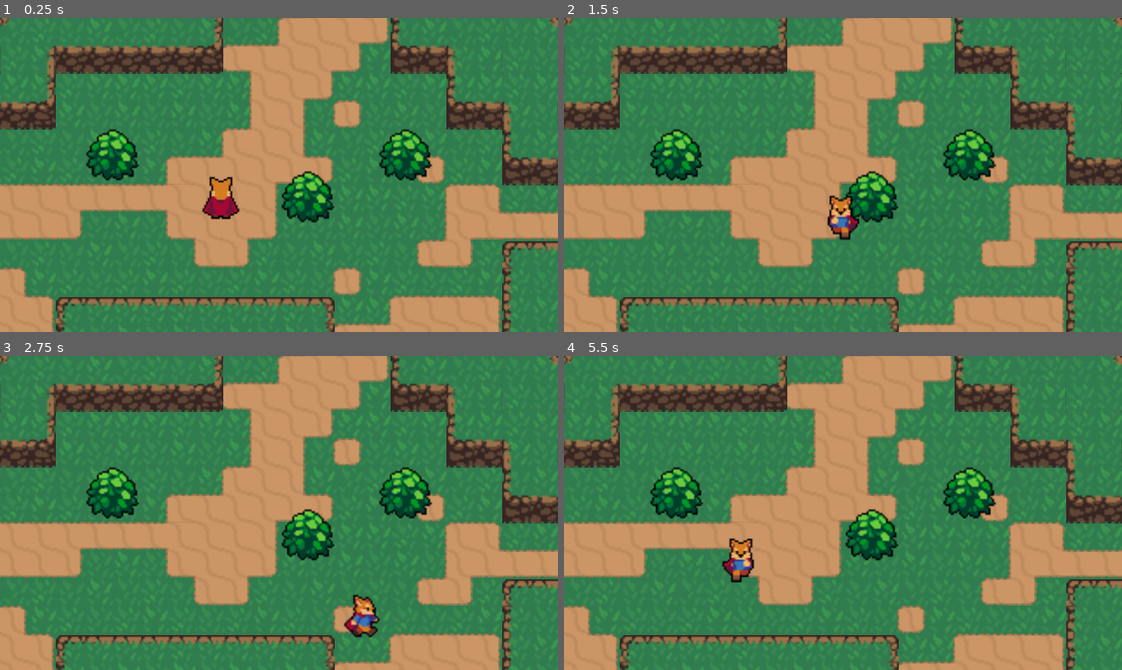
Above: before the commit, frames 1-4 (two rows, left to right).
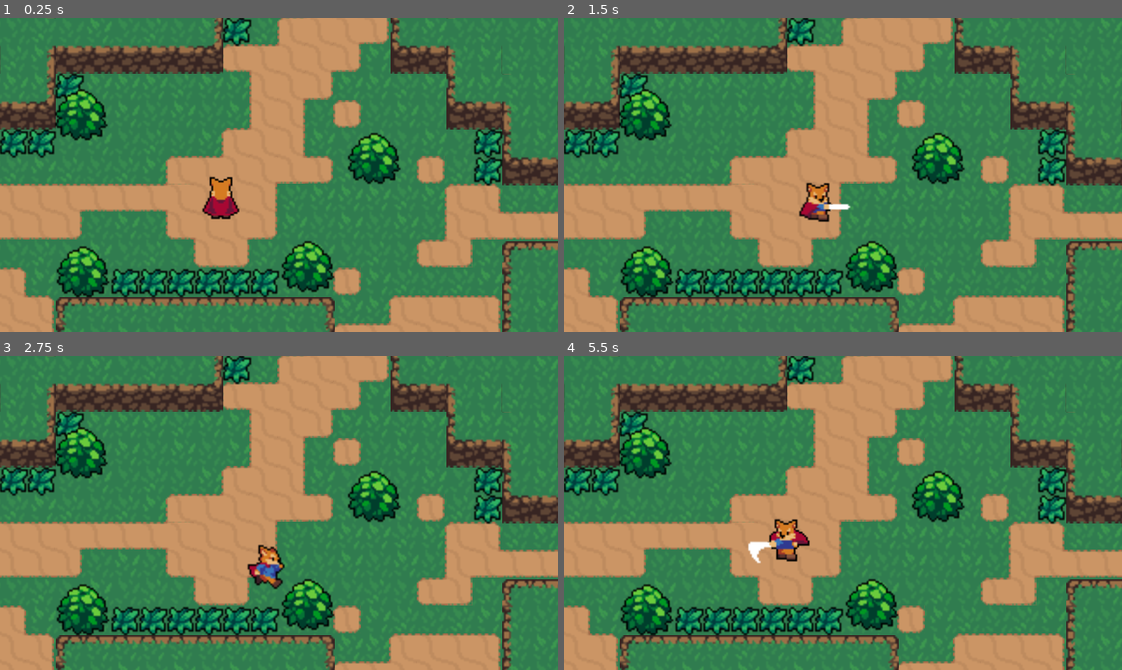
Above: after the commit, the same moments.

Repository: AngeloRafael02/GodotFirstGame
Game: Godot game, scene res://World.tscn
Two runs of this game, one before a commit and one after it. Both use one fixed random seed, a clock stepped at 60 frames per second and the inputs below.
Inputs:
- Up to frame 1 (0.25 s): no input
- Up to frame 2 (1.5 s): tap Enter at 0.5 s; hold Right (ui_right) 0.53-1.28 s; tap Space (attack, bound only after the commit) at 0.6, 1.35 s; hold Down (ui_down) from 1.28 s (still down)
- Up to frame 3 (2.75 s): release Down (ui_down) at 2.03 s; hold Right (ui_right) from 2.03 s (still down); tap Space (attack, bound only after the commit) at 2.1 s
- Up to frame 4 (5.5 s): release Right (ui_right) at 2.78 s; hold Up (ui_up) 2.78-3.53 s; tap Space (attack, bound only after the commit) every 0.75 s from 2.85 to 5.1 s; hold Left (ui_left) 3.53-5.03 s; hold Down (ui_down) from 5.03 s (still down)

The runs differ from the first frame. In frame 1, 12% of the frame differs, in the area x 0-100%, y 0-89%; in frame 2, 13%; in frame 3, 13%; in frame 4, 13%.

Commit message:
Added Attack-HitBox and Grass hurtBox

Diff:
--- /dev/null
+++ b/Assets/Effects/GrassFX.gd
@@ -0,0 +1,11 @@
+extends Node2D
+
+onready var animatedSprite = $AnimatedSprite
+
+# Called when the node enters the scene tree for the first time.
+func _ready() -> void:
+	animatedSprite.frame = 0
+	animatedSprite.play("Animate")
+
+func _on_AnimatedSprite_animation_finished() -> void:
+	queue_free()
--- /dev/null
+++ b/Assets/Effects/GrassFX.tscn
@@ -0,0 +1,49 @@
+[gd_scene load_steps=9 format=2]
+
+[ext_resource path="res://Assets/Effects/GrassFX.gd" type="Script" id=1]
+[ext_resource path="res://Assets/Effects/GrassEffect.png" type="Texture" id=2]
+
+[sub_resource type="AtlasTexture" id=1]
+flags = 4
+atlas = ExtResource( 2 )
+region = Rect2( 0, 0, 32, 32 )
+
+[sub_resource type="AtlasTexture" id=2]
+flags = 4
+atlas = ExtResource( 2 )
+region = Rect2( 32, 0, 32, 32 )
+
+[sub_resource type="AtlasTexture" id=3]
+flags = 4
+atlas = ExtResource( 2 )
+region = Rect2( 64, 0, 32, 32 )
+
+[sub_resource type="AtlasTexture" id=4]
+flags = 4
+atlas = ExtResource( 2 )
+region = Rect2( 96, 0, 32, 32 )
+
+[sub_resource type="AtlasTexture" id=5]
+flags = 4
+atlas = ExtResource( 2 )
+region = Rect2( 128, 0, 32, 32 )
+
+[sub_resource type="SpriteFrames" id=6]
+animations = [ {
+"frames": [ SubResource( 1 ), SubResource( 2 ), SubResource( 3 ), SubResource( 4 ), SubResource( 5 ) ],
+"loop": false,
+"name": "Animate",
+"speed": 15.0
+} ]
+
+[node name="GrassFX" type="Node2D"]
+script = ExtResource( 1 )
+
+[node name="AnimatedSprite" type="AnimatedSprite" parent="."]
+frames = SubResource( 6 )
+animation = "Animate"
+frame = 3
+centered = false
+offset = Vector2( -8, -8 )
+
+[connection signal="animation_finished" from="AnimatedSprite" to="." method="_on_AnimatedSprite_animation_finished"]
--- /dev/null
+++ b/Assets/HitAndHurtBoxes/HitBox.tscn
@@ -0,0 +1,11 @@
+[gd_scene load_steps=2 format=2]
+
+[sub_resource type="CapsuleShape2D" id=1]
+height = 12.0
+
+[node name="HitBox" type="Area2D"]
+collision_layer = 0
+collision_mask = 0
+
+[node name="CollisionShape2D" type="CollisionShape2D" parent="."]
+shape = SubResource( 1 )
--- /dev/null
+++ b/Assets/HitAndHurtBoxes/HurtBox.tscn
@@ -0,0 +1,14 @@
+[gd_scene load_steps=2 format=2]
+
+[sub_resource type="RectangleShape2D" id=1]
+extents = Vector2( 8.73549, 8.75001 )
+
+[node name="HurtBox" type="Area2D"]
+collision_layer = 0
+collision_mask = 0
+
+[node name="CollisionShape2D" type="CollisionShape2D" parent="."]
+position = Vector2( 8, 8 )
+rotation = 0.00439879
+scale = Vector2( 1.12836, 0.999807 )
+shape = SubResource( 1 )
--- a/Assets/Player/Player.gd
+++ b/Assets/Player/Player.gd
@@ -9,15 +9,32 @@
 const ACCELERATION = 500
 const FRICTION = 500
 
+enum {
+	MOVE,
+	ROLL,
+	ATTACK}
+
+var state = MOVE
 var velocity = Vector2.ZERO
 
+onready var animationPlayer = $AnimationPlayer
 onready var animationTree = $AnimationTree
 onready var animationState = animationTree.get("parameters/playback")
 # Called when the node enters the scene tree for the first time.
 func _ready() -> void:
 	print("Hello World")
+	animationTree.active = true
 
-func _physics_process(delta: float) -> void:
+func _process(delta: float) -> void:
+	match state:
+		MOVE:
+			move_state(delta)
+		ATTACK:
+			attack_state(delta)
+		ROLL:
+			pass
+
+func move_state(delta:float)->void:
 	var input_vector = Vector2.ZERO
 	input_vector.x = Input.get_action_strength("ui_right") - Input.get_action_strength("ui_left")
 	input_vector.y = Input.get_action_strength("ui_down") - Input.get_action_strength("ui_up")
@@ -25,9 +42,19 @@
 	if input_vector != Vector2.ZERO:
 		animationTree.set("parameters/Idle/blend_position",input_vector)
 		animationTree.set("parameters/Run/blend_position",input_vector)
+		animationTree.set("parameters/Attack/blend_position",input_vector)
 		animationState.travel("Run")
 		velocity = velocity.move_toward(input_vector*MAX_SPEED,ACCELERATION*delta)
 	else:
 		animationState.travel("Idle")
 		velocity = velocity.move_toward(Vector2.ZERO,FRICTION*delta)
 	velocity = move_and_slide(velocity)
+
+	if Input.is_action_just_pressed("attack"):
+		state = ATTACK
+
+func attack_state(delta:float):
+	velocity = Vector2.ZERO
+	animationState.travel("Attack")
+func attack_animation_finished():
+	state = MOVE
--- a/Assets/Player/Player.tscn
+++ b/Assets/Player/Player.tscn
@@ -1,12 +1,229 @@
-[gd_scene load_steps=27 format=2]
+[gd_scene load_steps=39 format=2]
 
 [ext_resource path="res://Assets/Player/Player.png" type="Texture" id=1]
 [ext_resource path="res://Assets/Player/Player.gd" type="Script" id=2]
+[ext_resource path="res://Assets/HitAndHurtBoxes/HitBox.tscn" type="PackedScene" id=3]
 
 [sub_resource type="CapsuleShape2D" id=1]
 radius = 1.00017
 height = 7.89541
 
+[sub_resource type="Animation" id=30]
+resource_name = "AttackDown"
+length = 0.4
+tracks/0/type = "value"
+tracks/0/path = NodePath("Sprite:frame")
+tracks/0/interp = 1
+tracks/0/loop_wrap = true
+tracks/0/imported = false
+tracks/0/enabled = true
+tracks/0/keys = {
+"times": PoolRealArray( 0, 0.1, 0.2, 0.3 ),
+"transitions": PoolRealArray( 1, 1, 1, 1 ),
+"update": 1,
+"values": [ 36, 37, 38, 39 ]
+}
+tracks/1/type = "method"
+tracks/1/path = NodePath(".")
+tracks/1/interp = 1
+tracks/1/loop_wrap = true
+tracks/1/imported = false
+tracks/1/enabled = true
+tracks/1/keys = {
+"times": PoolRealArray( 0.4 ),
+"transitions": PoolRealArray( 1 ),
+"values": [ {
+"args": [  ],
+"method": "attack_animation_finished"
+} ]
+}
+tracks/2/type = "value"
+tracks/2/path = NodePath("HitboxPivot:rotation_degrees")
+tracks/2/interp = 1
+tracks/2/loop_wrap = true
+tracks/2/imported = false
+tracks/2/enabled = true
+tracks/2/keys = {
+"times": PoolRealArray( 0 ),
+"transitions": PoolRealArray( 1 ),
+"update": 0,
+"values": [ 90.0 ]
+}
+tracks/3/type = "value"
+tracks/3/path = NodePath("HitboxPivot/SwordHitbox/CollisionShape2D:disabled")
+tracks/3/interp = 1
+tracks/3/loop_wrap = true
+tracks/3/imported = false
+tracks/3/enabled = true
+tracks/3/keys = {
+"times": PoolRealArray( 0.1, 0.3 ),
+"transitions": PoolRealArray( 1, 1 ),
+"update": 1,
+"values": [ false, true ]
+}
+
+[sub_resource type="Animation" id=31]
+resource_name = "AttackLeft"
+length = 0.4
+tracks/0/type = "value"
+tracks/0/path = NodePath("Sprite:frame")
+tracks/0/interp = 1
+tracks/0/loop_wrap = true
+tracks/0/imported = false
+tracks/0/enabled = true
+tracks/0/keys = {
+"times": PoolRealArray( 0, 0.1, 0.2, 0.3 ),
+"transitions": PoolRealArray( 1, 1, 1, 1 ),
+"update": 1,
+"values": [ 32, 33, 34, 35 ]
+}
+tracks/1/type = "method"
+tracks/1/path = NodePath(".")
+tracks/1/interp = 1
+tracks/1/loop_wrap = true
+tracks/1/imported = false
+tracks/1/enabled = true
+tracks/1/keys = {
+"times": PoolRealArray( 0.4 ),
+"transitions": PoolRealArray( 1 ),
+"values": [ {
+"args": [  ],
+"method": "attack_animation_finished"
+} ]
+}
+tracks/2/type = "value"
+tracks/2/path = NodePath("HitboxPivot:rotation_degrees")
+tracks/2/interp = 1
+tracks/2/loop_wrap = true
+tracks/2/imported = false
+tracks/2/enabled = true
+tracks/2/keys = {
+"times": PoolRealArray( 0 ),
+"transitions": PoolRealArray( 1 ),
+"update": 0,
+"values": [ 180.0 ]
+}
+tracks/3/type = "value"
+tracks/3/path = NodePath("HitboxPivot/SwordHitbox/CollisionShape2D:disabled")
+tracks/3/interp = 1
+tracks/3/loop_wrap = true
+tracks/3/imported = false
+tracks/3/enabled = true
+tracks/3/keys = {
+"times": PoolRealArray( 0.1, 0.3 ),
+"transitions": PoolRealArray( 1, 1 ),
+"update": 1,
+"values": [ false, true ]
+}
+
+[sub_resource type="Animation" id=32]
+resource_name = "AttackRight"
+length = 0.4
+tracks/0/type = "value"
+tracks/0/path = NodePath("Sprite:frame")
+tracks/0/interp = 1
+tracks/0/loop_wrap = true
+tracks/0/imported = false
+tracks/0/enabled = true
+tracks/0/keys = {
+"times": PoolRealArray( 0, 0.1, 0.2, 0.3 ),
+"transitions": PoolRealArray( 1, 1, 1, 1 ),
+"update": 1,
+"values": [ 24, 25, 26, 27 ]
+}
+tracks/1/type = "method"
+tracks/1/path = NodePath(".")
+tracks/1/interp = 1
+tracks/1/loop_wrap = true
+tracks/1/imported = false
+tracks/1/enabled = true
+tracks/1/keys = {
+"times": PoolRealArray( 0.4 ),
+"transitions": PoolRealArray( 1 ),
+"values": [ {
+"args": [  ],
+"method": "attack_animation_finished"
+} ]
+}
+tracks/2/type = "value"
+tracks/2/path = NodePath("HitboxPivot:rotation_degrees")
+tracks/2/interp = 1
+tracks/2/loop_wrap = true
+tracks/2/imported = false
+tracks/2/enabled = true
+tracks/2/keys = {
+"times": PoolRealArray( 0 ),
+"transitions": PoolRealArray( 1 ),
+"update": 0,
+"values": [ 0.0 ]
+}
+tracks/3/type = "value"
+tracks/3/path = NodePath("HitboxPivot/SwordHitbox/CollisionShape2D:disabled")
+tracks/3/interp = 1
+tracks/3/loop_wrap = true
+tracks/3/imported = false
+tracks/3/enabled = true
+tracks/3/keys = {
+"times": PoolRealArray( 0.1, 0.3 ),
+"transitions": PoolRealArray( 1, 1 ),
+"update": 1,
+"values": [ false, true ]
+}
+
+[sub_resource type="Animation" id=33]
+resource_name = "AttackUp"
+length = 0.4
+tracks/0/type = "value"
+tracks/0/path = NodePath("Sprite:frame")
+tracks/0/interp = 1
+tracks/0/loop_wrap = true
+tracks/0/imported = false
+tracks/0/enabled = true
+tracks/0/keys = {
+"times": PoolRealArray( 0, 0.1, 0.2, 0.3 ),
+"transitions": PoolRealArray( 1, 1, 1, 1 ),
+"update": 1,
+"values": [ 28, 29, 30, 31 ]
+}
+tracks/1/type = "method"
+tracks/1/path = NodePath(".")
+tracks/1/interp = 1
+tracks/1/loop_wrap = true
+tracks/1/imported = false
+tracks/1/enabled = true
+tracks/1/keys = {
+"times": PoolRealArray( 0.4 ),
+"transitions": PoolRealArray( 1 ),
+"values": [ {
+"args": [  ],
+"method": "attack_animation_finished"
+} ]
+}
+tracks/2/type = "value"
+tracks/2/path = NodePath("HitboxPivot:rotation_degrees")
+tracks/2/interp = 1
+tracks/2/loop_wrap = true
+tracks/2/imported = false
+tracks/2/enabled = true
+tracks/2/keys = {
+"times": PoolRealArray( 0 ),
+"transitions": PoolRealArray( 1 ),
+"update": 0,
+"values": [ 270.0 ]
+}
+tracks/3/type = "value"
+tracks/3/path = NodePath("HitboxPivot/SwordHitbox/CollisionShape2D:disabled")
+tracks/3/interp = 1
+tracks/3/loop_wrap = true
+tracks/3/imported = false
+tracks/3/enabled = true
+tracks/3/keys = {
+"times": PoolRealArray( 0.1, 0.3 ),
+"transitions": PoolRealArray( 1, 1 ),
+"update": 1,
+"values": [ false, true ]
+}
+
 [sub_resource type="Animation" id=7]
 resource_name = "IdleDown"
 length = 0.1
@@ -77,6 +294,30 @@
 
 [sub_resource type="Animation" id=2]
 length = 0.001
+tracks/0/type = "value"
+tracks/0/path = NodePath("Sprite:frame")
+tracks/0/interp = 1
+tracks/0/loop_wrap = true
+tracks/0/imported = false
+tracks/0/enabled = true
+tracks/0/keys = {
+"times": PoolRealArray( 0 ),
+"transitions": PoolRealArray( 1 ),
+"update": 0,
+"values": [ 37 ]
+}
+tracks/1/type = "value"
+tracks/1/path = NodePath("HitboxPivot/SwordHitbox/CollisionShape2D:disabled")
+tracks/1/interp = 1
+tracks/1/loop_wrap = true
+tracks/1/imported = false
+tracks/1/enabled = true
+tracks/1/keys = {
+"times": PoolRealArray( 0 ),
+"transitions": PoolRealArray( 1 ),
+"update": 0,
+"values": [ true ]
+}
 
 [sub_resource type="Animation" id=5]
 resource_name = "RunDown"
@@ -145,6 +386,31 @@
 "update": 1,
 "values": [ 7, 7, 8, 9, 10, 6 ]
 }
+
+[sub_resource type="AnimationNodeAnimation" id=34]
+animation = "AttackLeft"
+
+[sub_resource type="AnimationNodeAnimation" id=35]
+animation = "AttackRight"
+
+[sub_resource type="AnimationNodeAnimation" id=36]
+animation = "AttackDown"
+
+[sub_resource type="AnimationNodeAnimation" id=37]
+animation = "AttackUp"
+
+[sub_resource type="AnimationNodeBlendSpace2D" id=38]
+blend_point_0/node = SubResource( 34 )
+blend_point_0/pos = Vector2( -1, 0 )
+blend_point_1/node = SubResource( 35 )
+blend_point_1/pos = Vector2( 1, 0 )
+blend_point_2/node = SubResource( 36 )
+blend_point_2/pos = Vector2( 0, 1.1 )
+blend_point_3/node = SubResource( 37 )
+blend_point_3/pos = Vector2( 0, -1.1 )
+min_space = Vector2( -1, -1.1 )
+max_space = Vector2( 1, 1.1 )
+blend_mode = 1
 
 [sub_resource type="AnimationNodeAnimation" id=18]
 animation = "IdleLeft"
@@ -199,12 +465,18 @@
 
 [sub_resource type="AnimationNodeStateMachineTransition" id=29]
 
+[sub_resource type="AnimationNodeStateMachineTransition" id=39]
+
+[sub_resource type="AnimationNodeStateMachineTransition" id=40]
+
 [sub_resource type="AnimationNodeStateMachine" id=16]
+states/Attack/node = SubResource( 38 )
+states/Attack/position = Vector2( -713, -10.3333 )
 states/Idle/node = SubResource( 22 )
 states/Idle/position = Vector2( -774.333, -111.667 )
 states/Run/node = SubResource( 27 )
 states/Run/position = Vector2( -629, -111.667 )
-transitions = [ "Idle", "Run", SubResource( 28 ), "Run", "Idle", SubResource( 29 ) ]
+transitions = [ "Idle", "Run", SubResource( 28 ), "Run", "Idle", SubResource( 29 ), "Idle", "Attack", SubResource( 39 ), "Attack", "Idle", SubResource( 40 ) ]
 start_node = "Idle"
 graph_offset = Vector2( -844, -196 )
 
@@ -212,13 +484,14 @@
 
 [node name="Player" type="KinematicBody2D"]
 rotation = 0.00651531
+collision_layer = 2
 script = ExtResource( 2 )
 
 [node name="Sprite" type="Sprite" parent="."]
 position = Vector2( -0.877007, -9.78406 )
 texture = ExtResource( 1 )
 hframes = 60
-frame = 6
+frame = 37
 
 [node name="CollisionShape2D" type="CollisionShape2D" parent="."]
 position = Vector2( -0.236796, 0.00154282 )
@@ -226,6 +499,10 @@
 shape = SubResource( 1 )
 
 [node name="AnimationPlayer" type="AnimationPlayer" parent="."]
+anims/AttackDown = SubResource( 30 )
+anims/AttackLeft = SubResource( 31 )
+anims/AttackRight = SubResource( 32 )
+anims/AttackUp = SubResource( 33 )
 anims/IdleDown = SubResource( 7 )
 anims/IdleLeft = SubResource( 8 )
 anims/IdleRight = SubResource( 9 )
@@ -239,7 +516,25 @@
 [node name="AnimationTree" type="AnimationTree" parent="."]
 tree_root = SubResource( 16 )
 anim_player = NodePath("../AnimationPlayer")
-active = true
 parameters/playback = SubResource( 17 )
+parameters/Attack/blend_position = Vector2( -0.0798851, 0.391989 )
 parameters/Idle/blend_position = Vector2( 0, 0 )
 parameters/Run/blend_position = Vector2( 0, 0 )
+
+[node name="HitboxPivot" type="Position2D" parent="."]
+position = Vector2( -0.02606, -4.00026 )
+scale = Vector2( 0.838304, -0.823646 )
+__meta__ = {
+"_gizmo_extents_": 0.0
+}
+
+[node name="SwordHitbox" parent="HitboxPivot" instance=ExtResource( 3 )]
+position = Vector2( 15, 0 )
+scale = Vector2( 1.19289, -1.21411 )
+collision_mask = 8
+
+[node name="CollisionShape2D" parent="HitboxPivot/SwordHitbox" index="0"]
+position = Vector2( 0.42517, -0.0843561 )
+disabled = true
+
+[editable path="HitboxPivot/SwordHitbox"]
--- /dev/null
+++ b/Assets/World/Grass.gd
@@ -0,0 +1,20 @@
+extends Node2D
+
+
+# Declare member variables here. Examples:
+# var a: int = 2
+# var b: String = "text"
+
+
+# Called when the node enters the scene tree for the first time.
+func _ready() -> void:
+	pass # Replace with function body.
+func create_grass_effect():
+	var GrassEffect = load("res://Assets/Effects/GrassFX.tscn") #scene
+	var grassEffect = GrassEffect.instance() #instance of scene (node)
+	var world = get_tree().current_scene #gets root scene
+	world.add_child(grassEffect)
+	grassEffect.global_position = global_position
+func _on_HurtBox_area_entered(area: Area2D) -> void:
+	create_grass_effect()
+	queue_free()
--- /dev/null
+++ b/Assets/World/Grass.tscn
@@ -0,0 +1,24 @@
+[gd_scene load_steps=4 format=2]
+
+[ext_resource path="res://Assets/World/Grass.png" type="Texture" id=1]
+[ext_resource path="res://Assets/World/Grass.gd" type="Script" id=2]
+[ext_resource path="res://Assets/HitAndHurtBoxes/HurtBox.tscn" type="PackedScene" id=3]
+
+[node name="Grass" type="Node2D"]
+script = ExtResource( 2 )
+
+[node name="Sprite" type="Sprite" parent="."]
+texture = ExtResource( 1 )
+centered = false
+offset = Vector2( -8, -8 )
+
+[node name="HurtBox" parent="." instance=ExtResource( 3 )]
+collision_layer = 8
+
+[node name="CollisionShape2D" parent="HurtBox" index="0"]
+position = Vector2( 8, 8 )
+scale = Vector2( 0.801329, 0.799999 )
+
+[connection signal="area_entered" from="HurtBox" to="." method="_on_HurtBox_area_entered"]
+
+[editable path="HurtBox"]
--- a/World.tscn
+++ b/World.tscn
@@ -1,10 +1,11 @@
-[gd_scene load_steps=55 format=2]
+[gd_scene load_steps=56 format=2]
 
 [ext_resource path="res://Assets/World/Bush.tscn" type="PackedScene" id=1]
 [ext_resource path="res://Assets/Player/Player.tscn" type="PackedScene" id=2]
 [ext_resource path="res://Assets/World/GrassBackground.png" type="Texture" id=3]
 [ext_resource path="res://Assets/World/DirtTileset.png" type="Texture" id=4]
 [ext_resource path="res://Assets/World/CliffTileset.png" type="Texture" id=5]
+[ext_resource path="res://Assets/World/Grass.tscn" type="PackedScene" id=6]
 
 [sub_resource type="TileSet" id=1]
 0/name = "DirtTileset.png 0"
@@ -521,19 +522,63 @@
 [node name="CliffWall" type="TileMap" parent="."]
 tile_set = SubResource( 2 )
 cell_size = Vector2( 32, 32 )
+collision_mask = 0
 format = 1
-tile_data = PoolIntArray( -65536, 0, 0, -65535, 0, 1, -65534, 0, 1, -65533, 0, 2, -65529, 0, 0, -65528, 0, 1, -65527, 0, 2, 65535, 0, 0, 0, 0, 65545, 1, 0, 131073, 2, 0, 131073, 3, 0, 131074, 7, 0, 131072, 8, 0, 65542, 9, 0, 131077, 10, 0, 2, 131071, 0, 131072, 65536, 0, 131074, 6 …(356 unchanged characters)…
+tile_data = PoolIntArray( -1, 0, 0, -65536, 0, 1, -65535, 0, 1, -65534, 0, 1, -65533, 0, 2, -65529, 0, 0, -65528, 0, 1, -65527, 0, 1, -65526, 0, 2, 65535, 0, 65536, 0, 0, 65541, 1, 0, 131073, 2, 0, 131073, 3, 0, 131074, 7, 0, 131072, 8, 0, 65542, 9, 0, 65537, 10, 0, 65538, 131071, 0, 131072, 65536, 0, 131074, 6 …(356 unchanged characters)…
 
 [node name="YSort" type="YSort" parent="."]
 
 [node name="Player" parent="YSort" instance=ExtResource( 2 )]
 position = Vector2( 128, 112 )
 
-[node name="Bush" parent="YSort" instance=ExtResource( 1 )]
-position = Vector2( 176, 112 )
-
-[node name="Bush2" parent="YSort" instance=ExtResource( 1 )]
-position = Vector2( 64, 88 )
-
-[node name="Bush3" parent="YSort" instance=ExtResource( 1 )]
-position = Vector2( 232, 88 )
+[node name="Grasses" type="YSort" parent="YSort"]
+
+[node name="Grass" parent="YSort/Grasses" instance=ExtResource( 6 )]
+position = Vector2( 144, 144 )
+
+[node name="Grass5" parent="YSort/Grasses" instance=ExtResource( 6 )]
+position = Vector2( 128, 144 )
+
+[node name="Grass2" parent="YSort/Grasses" instance=ExtResource( 6 )]
+position = Vector2( 80, 144 )
+
+[node name="Grass3" parent="YSort/Grasses" instance=ExtResource( 6 )]
+position = Vector2( 112, 144 )
+
+[node name="Grass4" parent="YSort/Grasses" instance=ExtResource( 6 )]
+position = Vector2( 64, 144 )
+
+[node name="Grass6" parent="YSort/Grasses" instance=ExtResource( 6 )]
+position = Vector2( 96, 144 )
+
+[node name="Grass7" parent="YSort/Grasses" instance=ExtResource( 6 )]
+position = Vector2( 0, 64 )
+
+[node name="Grass8" parent="YSort/Grasses" instance=ExtResource( 6 )]
+position = Vector2( 16, 64 )
+
+[node name="Grass9" parent="YSort/Grasses" instance=ExtResource( 6 )]
+position = Vector2( 272, 64 )
+
+[node name="Grass10" parent="YSort/Grasses" instance=ExtResource( 6 )]
+position = Vector2( 272, 80 )
+
+[node name="Grass11" parent="YSort/Grasses" instance=ExtResource( 6 )]
+position = Vector2( 32, 32 )
+
+[node name="Grass12" parent="YSort/Grasses" instance=ExtResource( 6 )]
+position = Vector2( 128, 0 )
+
+[node name="Bushes" type="YSort" parent="YSort"]
+
+[node name="Bush" parent="YSort/Bushes" instance=ExtResource( 1 )]
+position = Vector2( 176, 152 )
+
+[node name="Bush4" parent="YSort/Bushes" instance=ExtResource( 1 )]
+position = Vector2( 214, 90 )
+
+[node name="Bush2" parent="YSort/Bushes" instance=ExtResource( 1 )]
+position = Vector2( 47, 155 )
+
+[node name="Bush3" parent="YSort/Bushes" instance=ExtResource( 1 )]
+position = Vector2( 46, 65 )
--- a/project.godot
+++ b/project.godot
@@ -50,6 +50,50 @@
 "svg/scale": 1.0
 }
 
+[input]
+
+ui_left={
+"deadzone": 0.5,
+"events": [ Object(InputEventKey,"resource_local_to_scene":false,"resource_name":"","device":0,"alt":false,"shift":false,"control":false,"meta":false,"command":false,"pressed":false,"scancode":16777231,"physical_scancode":0,"unicode":0,"echo":false,"script":null)
+, Object(InputEventJoypadButton,"resource_local_to_scene":false,"resource_name":"","device":0,"button_index":14,"pressure":0.0,"pressed":false,"script":null)
+, Object(InputEventKey,"resource_local_to_scene":false,"resource_name":"","device":0,"alt":false,"shift":false,"control":false,"meta":false,"command":false,"pressed":false,"scancode":65,"physical_scancode":0,"unicode":0,"echo":false,"script":null)
+ ]
+}
+ui_right={
+"deadzone": 0.5,
+"events": [ Object(InputEventKey,"resource_local_to_scene":false,"resource_name":"","device":0,"alt":false,"shift":false,"control":false,"meta":false,"command":false,"pressed":false,"scancode":16777233,"physical_scancode":0,"unicode":0,"echo":false,"script":null)
+, Object(InputEventJoypadButton,"resource_local_to_scene":false,"resource_name":"","device":0,"button_index":15,"pressure":0.0,"pressed":false,"script":null)
+, Object(InputEventKey,"resource_local_to_scene":false,"resource_name":"","device":0,"alt":false,"shift":false,"control":false,"meta":false,"command":false,"pressed":false,"scancode":68,"physical_scancode":0,"unicode":0,"echo":false,"script":null)
+ ]
+}
+ui_up={
+"deadzone": 0.5,
+"events": [ Object(InputEventKey,"resource_local_to_scene":false,"resource_name":"","device":0,"alt":false,"shift":false,"control":false,"meta":false,"command":false,"pressed":false,"scancode":16777232,"physical_scancode":0,"unicode":0,"echo":false,"script":null)
+, Object(InputEventJoypadButton,"resource_local_to_scene":false,"resource_name":"","device":0,"button_index":12,"pressure":0.0,"pressed":false,"script":null)
+, Object(InputEventKey,"resource_local_to_scene":false,"resource_name":"","device":0,"alt":false,"shift":false,"control":false,"meta":false,"command":false,"pressed":false,"scancode":87,"physical_scancode":0,"unicode":0,"echo":false,"script":null)
+ ]
+}
+ui_down={
+"deadzone": 0.5,
+"events": [ Object(InputEventKey,"resource_local_to_scene":false,"resource_name":"","device":0,"alt":false,"shift":false,"control":false,"meta":false,"command":false,"pressed":false,"scancode":16777234,"physical_scancode":0,"unicode":0,"echo":false,"script":null)
+, Object(InputEventJoypadButton,"resource_local_to_scene":false,"resource_name":"","device":0,"button_index":13,"pressure":0.0,"pressed":false,"script":null)
+, Object(InputEventKey,"resource_local_to_scene":false,"resource_name":"","device":0,"alt":false,"shift":false,"control":false,"meta":false,"command":false,"pressed":false,"scancode":83,"physical_scancode":0,"unicode":0,"echo":false,"script":null)
+ ]
+}
+attack={
+"deadzone": 0.5,
+"events": [ Object(InputEventKey,"resource_local_to_scene":false,"resource_name":"","device":0,"alt":false,"shift":false,"control":false,"meta":false,"command":false,"pressed":false,"scancode":32,"physical_scancode":0,"unicode":0,"echo":false,"script":null)
+, Object(InputEventKey,"resource_local_to_scene":false,"resource_name":"","device":0,"alt":false,"shift":false,"control":false,"meta":false,"command":false,"pressed":false,"scancode":74,"physical_scancode":0,"unicode":0,"echo":false,"script":null)
+ ]
+}
+
+[layer_names]
+
+2d_physics/layer_1="World"
+2d_physics/layer_2="Player"
+2d_physics/layer_3="PlayerHurtBox"
+2d_physics/layer_4="EnemyHurtBox"
+
 [physics]
 
 common/enable_pause_aware_picking=true
